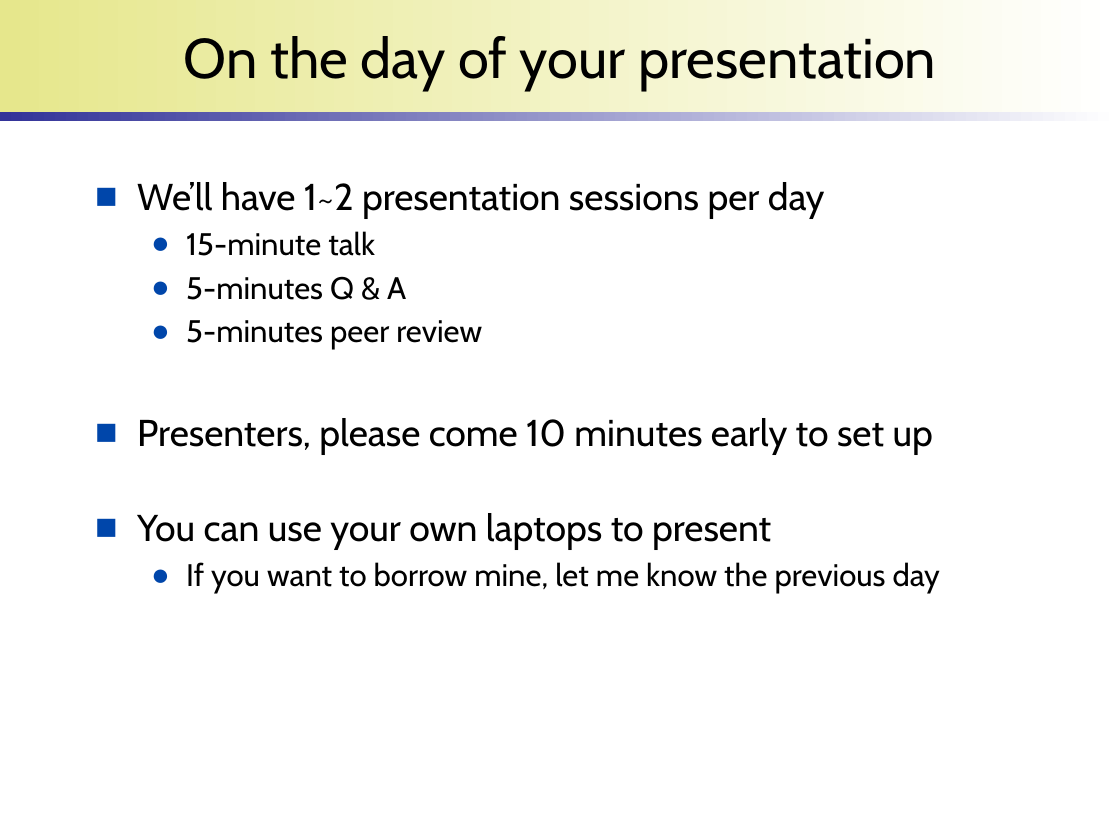
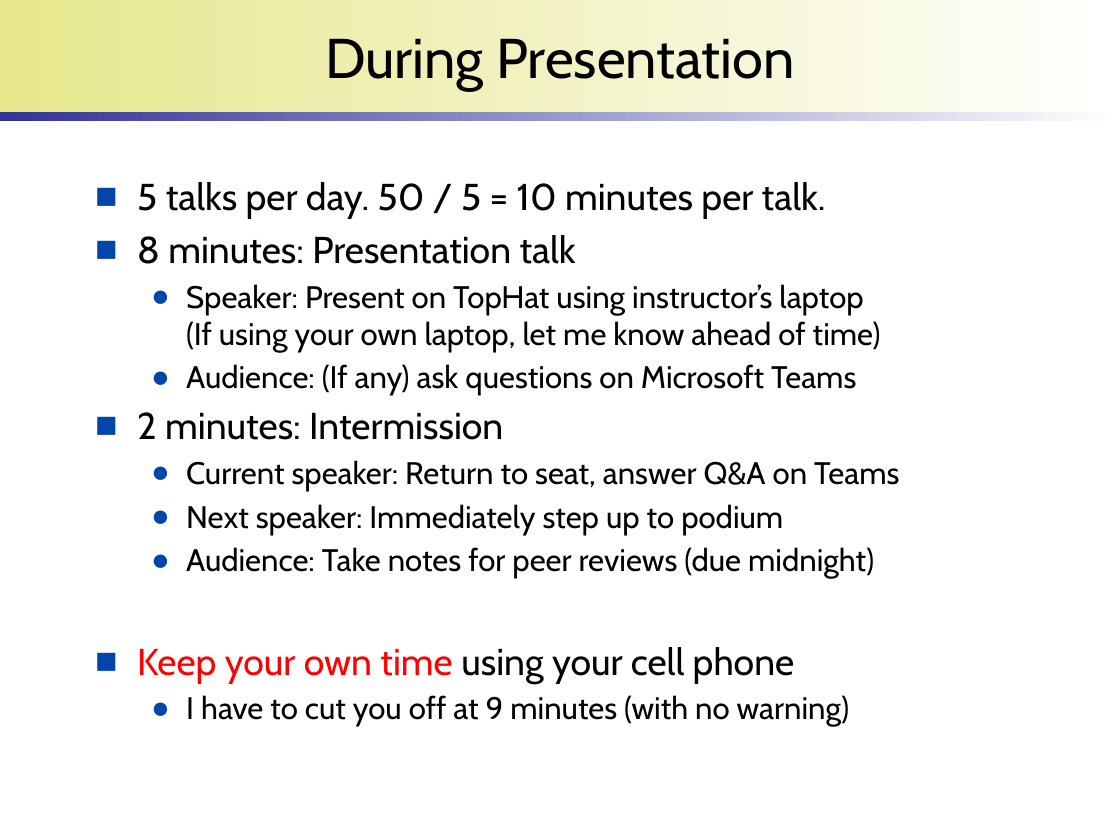
Before and after one commit to wonsunahn/Capstone_Fall2022, a slide deck: slide 9 of lectures/introduction-internship.pptx. Drawn at 1120x840 pixels with LibreOffice and Linux fonts; fonts in the diff are those of the drawing; background and template pictures are left out. Boxes give left, top, right and bottom in pixels: in the first picture for what was removed or moved away, otherwise in the second. Text is boxed around its words. In the diff, an @@ line names an element or a change of style, - is before the commit and + after.

```diff
--- a/lectures/introduction-internship.pptx
+++ b/lectures/introduction-internship.pptx
@@ title at (325, 38, 794, 90): text changed @@
-On the day of your presentation
+During Presentation
@@ text at (137, 182, 899, 727): text changed; size 24 to 20 pt @@
-■ We’ll have 1~2 presentation sessions per day
-  ● 15-minute talk
-  ● 5-minutes Q & A
-  ● 5-minutes peer review
-■ Presenters, please come 10 minutes early to set up
-■ You can use your own laptops to present
-  ● If you want to borrow mine, let me know the previous day
+■ 5 talks per day. 50 / 5 = 10 minutes per talk.
+■ 8 minutes: Presentation talk
+  ● Speaker: Present on TopHat using instructor’s laptop
+    (If using your own laptop, let me know ahead of time)
+  ● Audience: (If any) ask questions on Microsoft Teams
+■ 2 minutes: Intermission
+  ● Current speaker: Return to seat, answer Q&A on Teams
+  ● Next speaker: Immediately step up to podium
+  ● Audience: Take notes for peer reviews (due midnight)
+■ Keep your own time using your cell phone
+  ● I have to cut you off at 9 minutes (with no warning)
```
Also in this commit, not shown: 8 other slides changed.
